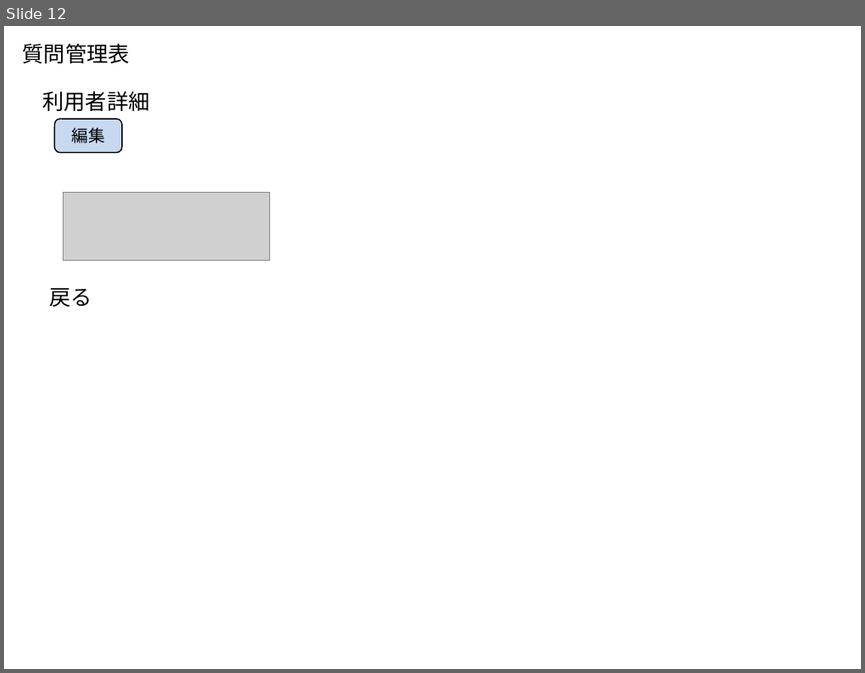
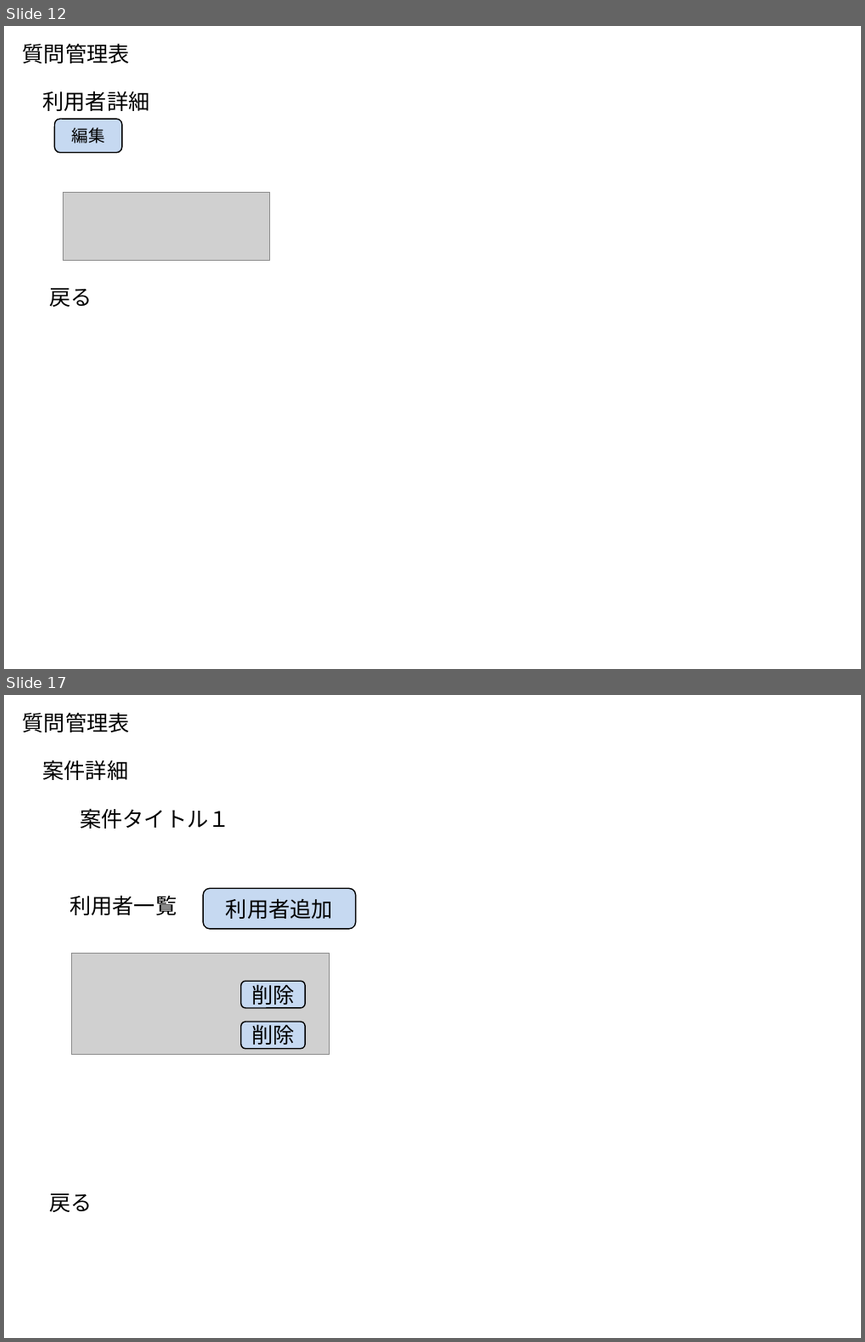
Before and after one commit to t-shimada/qa-docs, a slide deck: 画面一覧.pptx. Shown one above the other, each under a label of ours: slide 12 before the commit, slides 12 and 17 after it; the slides between them are not shown. The pictures are 865x673 and 865x1342 pixels, drawn with LibreOffice and Linux fonts; fonts in the diff are those of the drawing; grey boxes stand for pictures. Boxes give left, top, right and bottom in pixels: in the first picture for what was removed or moved away, otherwise in the second. Text is boxed around its words. In the diff, an @@ line names an element or a change of style, - is before the commit and + after.

Commit message:
案件管理の追加に伴ってドキュメントを修正

```diff
--- a/画面一覧.pptx
+++ b/画面一覧.pptx
@@ slide 17 added at <box>4,695,861,1338</box>, background #FFFFFF @@
@@ text added at <box>23,712,130,732</box>, 18 pt, text #000000 @@
+質問管理表
@@ text added at <box>43,760,129,780</box>, 18 pt, text #000000 @@
+案件詳細
@@ text added at <box>80,808,229,828</box>, 18 pt, text #000000 @@
+案件タイトル１
@@ text added at <box>69,895,177,915</box>, 18 pt, text #000000 @@
+利用者一覧
@@ rounded rectangle added at <box>203,889,355,929</box>, fill #C6D9F1, outline #000000 1 pt, 18 pt, text #000000 @@
+利用者追加
@@ picture added at <box>72,953,330,1054</box> @@
@@ rounded rectangle added at <box>241,981,306,1008</box>, fill #C6D9F1, outline #000000 1 pt, 18 pt, text #000000 @@
+削除
@@ rounded rectangle added at <box>241,1021,306,1048</box>, fill #C6D9F1, outline #000000 1 pt, 18 pt, text #000000 @@
+削除
@@ text added at <box>49,1193,92,1212</box>, 18 pt, text #000000 @@
+戻る
```
Also in this commit, not shown: 5 other slides added, 3 other files.
